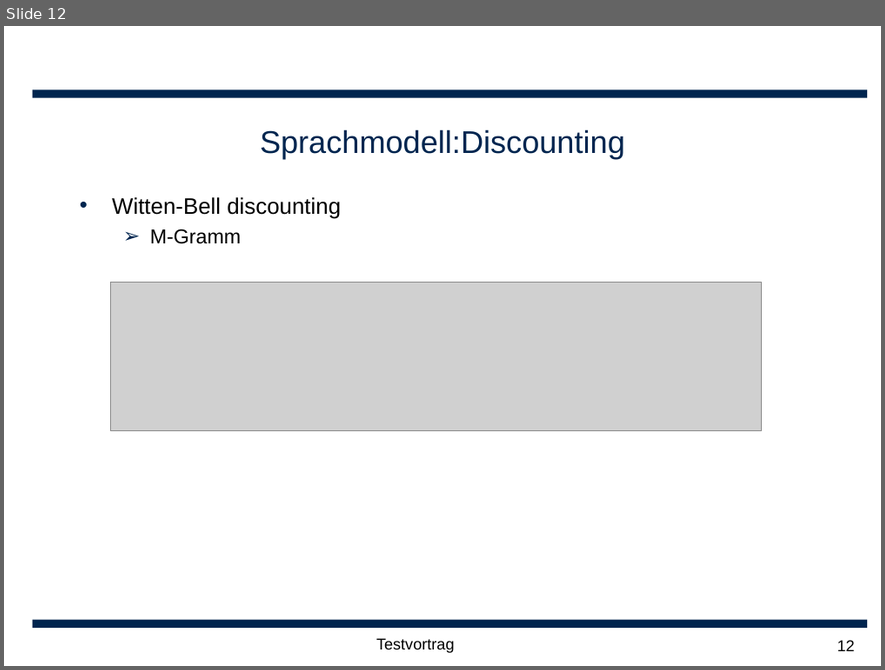
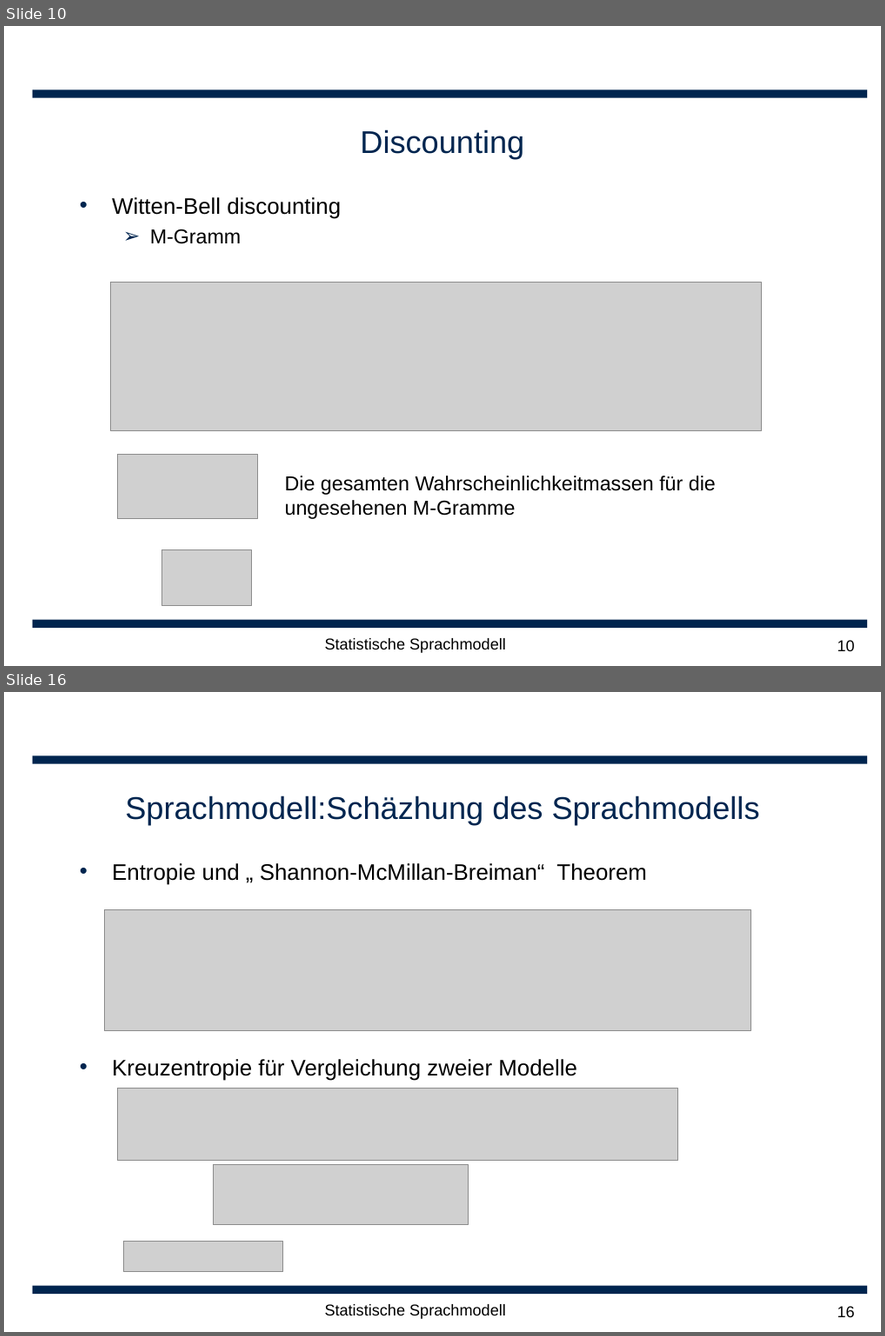
Before and after one commit to leonard117/arbeittet, a slide deck: ARS/doc/Statische Sprachmodellierung.ppt. Shown one above the other, each under a label of ours: slide 12 before the commit, slides 10 and 16 after it; the slides between them are not shown. The pictures are 885x670 and 885x1336 pixels, drawn with LibreOffice and Linux fonts; fonts in the diff are those of the drawing; grey boxes stand for pictures; background and template pictures are left out. Boxes give left, top, right and bottom in pixels: in the first picture for what was removed or moved away, otherwise in the second. Text is boxed around its words. In the diff, an @@ line names an element or a change of style, - is before the commit and + after.

```diff
--- a/ARS/doc/Statische Sprachmodellierung.ppt
+++ b/ARS/doc/Statische Sprachmodellierung.ppt
@@ slide 16 added at box(4, 692, 881, 1332), background #FFFFFF; not listed: 2 template elements that a slide beside it also shows @@
@@ title added at box(125, 796, 760, 824), 28 pt, text #00254F @@
+Sprachmodell:Schäzhung des Sprachmodells
@@ text added at box(112, 863, 646, 1081), 20 pt, text #000000 @@
+• Entropie und „ Shannon-McMillan-Breiman“ Theorem
+• Kreuzentropie für Vergleichung zweier Modelle
@@ picture added at box(104, 910, 750, 1031) @@
@@ picture added at box(117, 1089, 678, 1160) @@
@@ picture added at box(213, 1165, 468, 1225) @@
@@ picture added at box(124, 1241, 283, 1272) @@
@@ text added at box(325, 1304, 506, 1319), 14 pt, text #000000 @@
+Statistische Sprachmodell
@@ page number added at box(837, 1306, 855, 1318), 14 pt, text #000000 @@
+16
@@ what was slide 12 is now slide 10 @@
@@ slide 10 changed as well @@
@@ title at box(360, 130, 524, 158): text changed @@
-Sprachmodell:Discounting
+Discounting
@@ picture added at box(117, 455, 257, 519) @@
@@ text added at box(285, 476, 716, 519), 18 pt, text #000000 @@
+Die gesamten Wahrscheinlichkeitmassen für die ungesehenen M-Gramme
@@ picture added at box(161, 551, 251, 606) @@
@@ text at box(325, 638, 506, 653): text changed @@
-Testvortrag
+Statistische Sprachmodell
@@ page number at box(837, 640, 855, 652): text changed @@
-12
+10
```
Also in this commit, not shown: 15 other slides changed, 4 other slides added, 4 slides removed.
